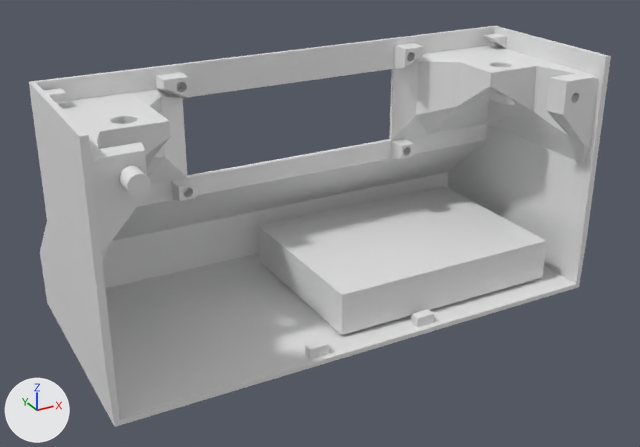
The Blender file 3D/Chess_clock.blend as it was, and as the next commit left it.
The view is the same before and after, from a camera (50 mm lens) standing at (-0.119, -0.2173, 0.0972) and looking at (-0.0029, -0.0062, -0.0083). Arrows for +X, +Y and +Z are at lower left; the lights stay in place.

Objects in the first picture: 'Arduino', 'Front_box', 'screw'.
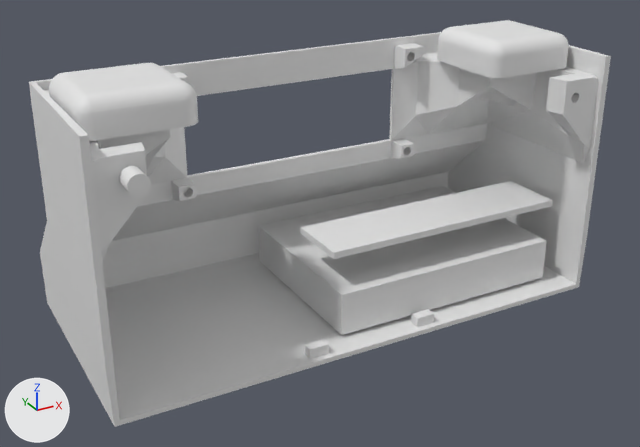
Location of each change, (x1, y1, x2, y2) in pixels of the pictures (640 x 447 px):
'Player_button_right', shown
    after: (49, 63, 198, 141)
'Cube', added
    after: (300, 181, 553, 259)
'Player_button_left', shown
    after: (437, 20, 569, 78)

The change, as a list of edits to the scene's bpy script:
```text
Add me_cube:
    me_cube.from_pydata(...)  # a box spanning x -0.04..-0.02, y -0.04..-0.038, z -0.04..0.04
Change ob_player_button_left:
    remove ob_player_button_left.hide_set(True)  # its collection is switched off
Change ob_player_button_right:
    remove ob_player_button_right.hide_set(True)  # its collection is switched off
Add ob_cube:
    ob_cube = bpy.data.objects.new('Cube', me_cube)
    ob_cube.location = (0.0318, 0.0163, 0.0286)
    ob_cube.rotation_euler = (1.571, 0.0, 1.571)  # degrees (90, 0, 90)
```
